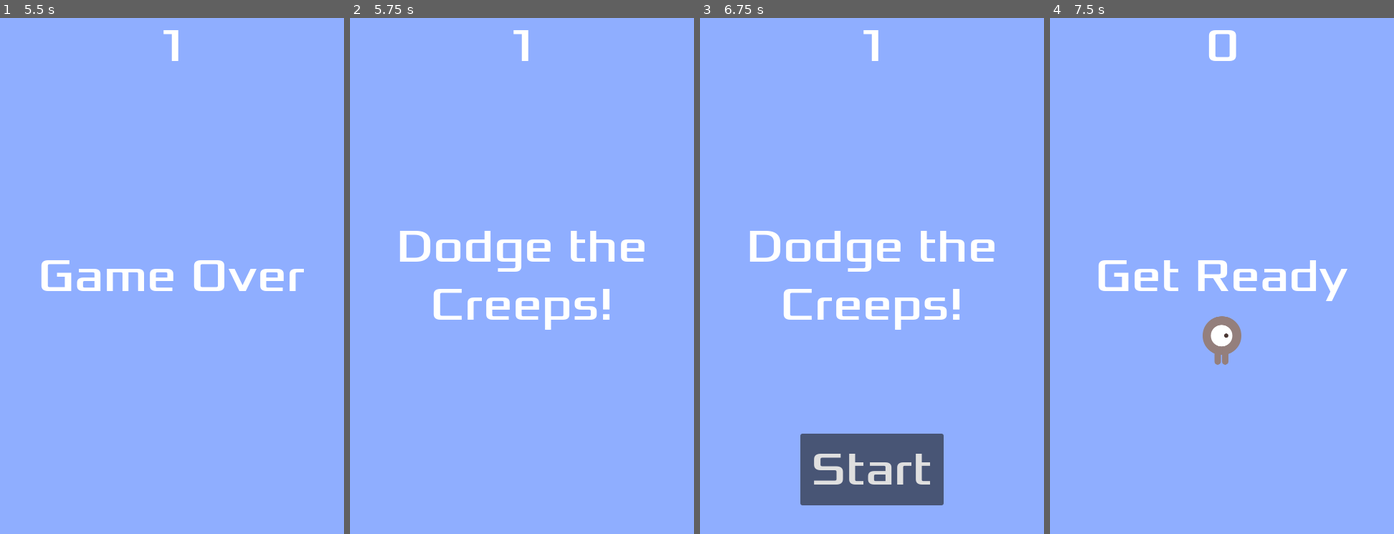
Above: before the commit, frames 1-4 (left to right).
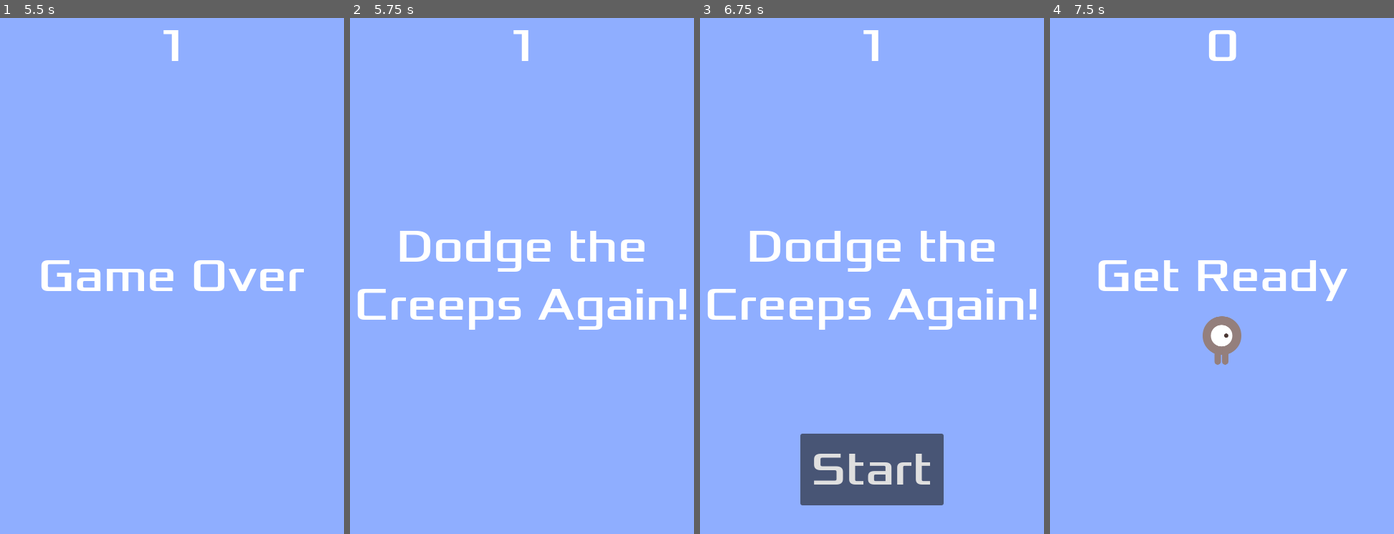
Above: after the commit, the same moments.

Repository: ANDYDEARING/godot-demo
Game: Godot game, scene res://main.tscn
The game is run twice, just before and just after one commit, with the same random seed, the same clock (stepped at 60 frames per second) and the same inputs.
Inputs:
- Up to frame 1 (5.5 s): click "Start" at 0.5 s; tap Enter at 1.25 s; hold Right (move_right) 1.28-2.03 s; hold Down (move_down) 2.03-2.78 s; hold Right (move_right) 2.78-3.53 s; hold Up (move_up) 3.53-4.28 s; hold Left (move_left) from 4.28 s (still down); tap Space at 5 s
- Up to frame 2 (5.75 s): keep holding Left (move_left)
- Up to frame 3 (6.75 s): release Left (move_left) at 5.78 s; hold Down (move_down) 5.78-6.53 s; tap Enter at 6.5 s; hold Right (move_right) from 6.53 s (still down)
- Up to frame 4 (7.5 s): release Right (move_right) at 7.25 s; click "Start" at 7.25 s

Frame 1 is identical in both runs. In frame 2, 2.4% of the frame differs, in the area x 2-98%, y 52-61%; in frame 3, 2.4%; in frame 4, nothing differs.

Commit message:
doesn't work, need to debug

Diff:
--- a/hud.gd
+++ b/hud.gd
@@ -18,7 +18,7 @@
 
 	await $MessageTimer.timeout
 
-	$Message.text = "Dodge the Creeps!"
+	$Message.text = "Dodge the Creeps Again!"
 	$Message.show()
 
 	await get_tree().create_timer(1.0).timeout
